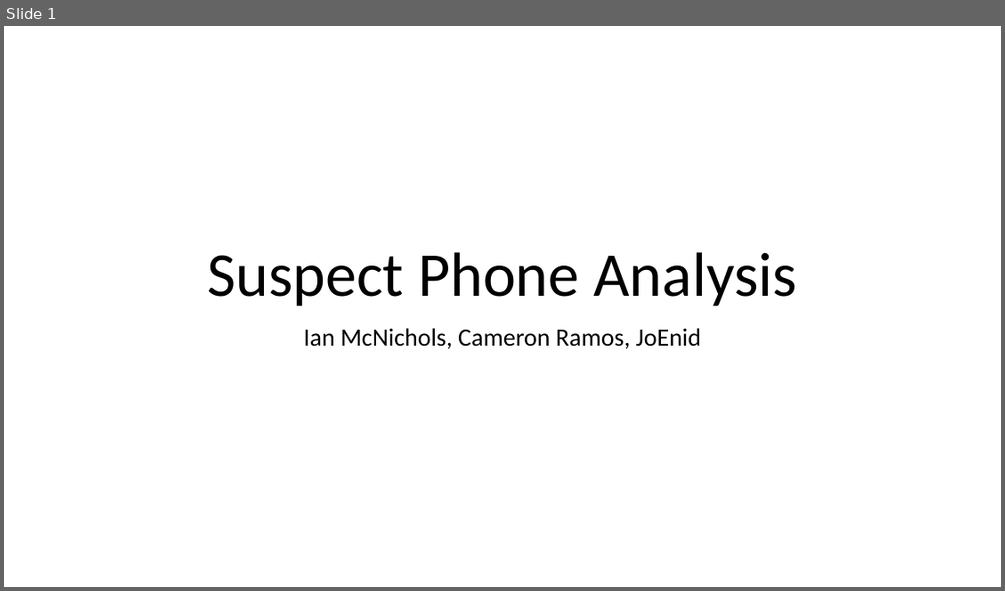
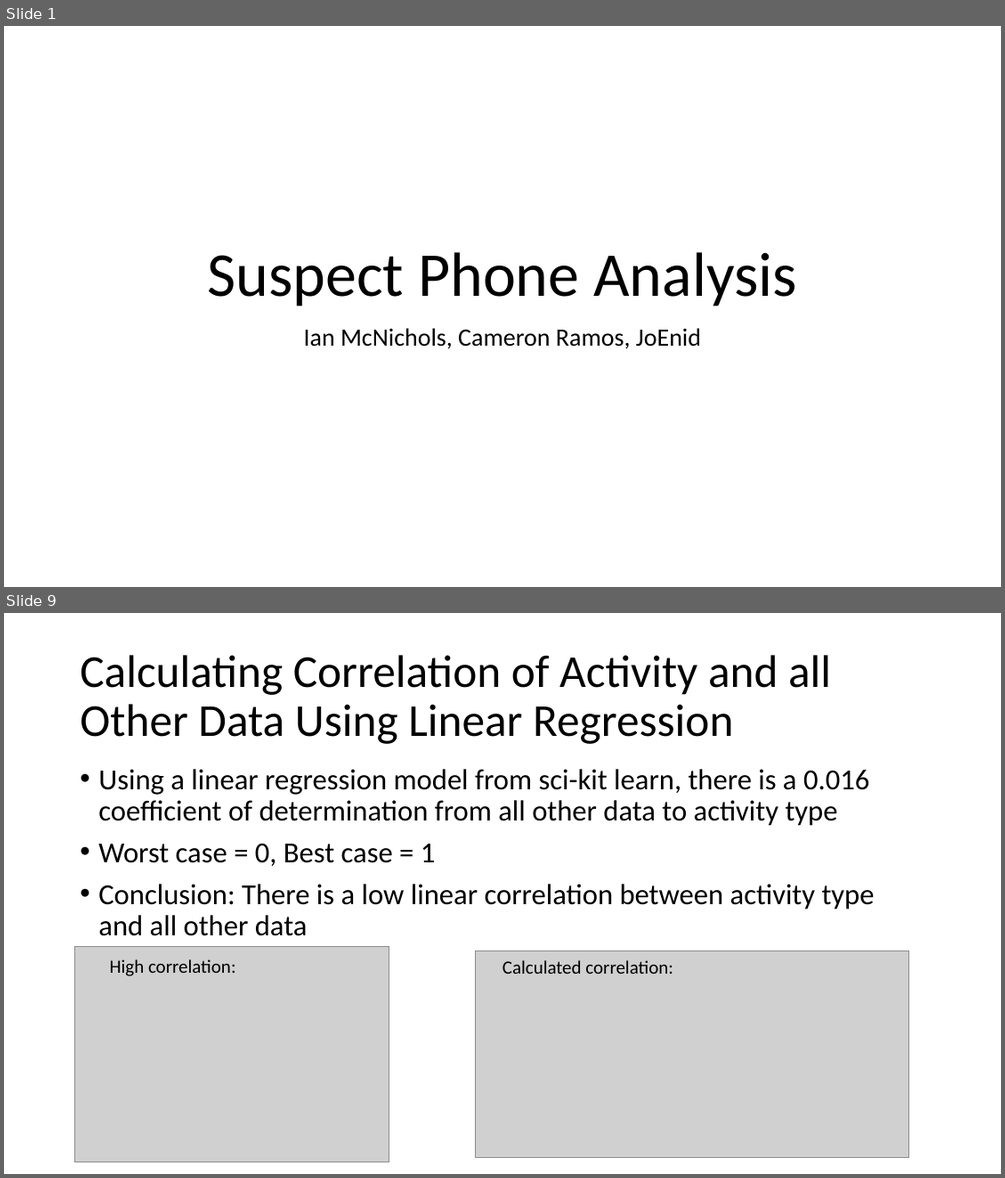
Before and after one commit to ian-mcnichols/CS_480, a slide deck: 480_HW1.pptx. Shown one above the other, each under a label of ours: slide 1 before the commit, slides 1 and 9 after it; the slides between them are not shown. The pictures are 1005x591 and 1005x1178 pixels, drawn with LibreOffice and Linux fonts; fonts in the diff are those of the drawing; grey boxes stand for pictures. Boxes give left, top, right and bottom in pixels: in the first picture for what was removed or moved away, otherwise in the second. Text is boxed around its words. In the diff, an @@ line names an element or a change of style, - is before the commit and + after.

```diff
--- a/480_HW1.pptx
+++ b/480_HW1.pptx
@@ slide 9 added at (4,613,1001,1174), background #FFFFFF @@
@@ title added at (80,655,831,744), 44 pt, text #000000 @@
+Calculating Correlation of Activity and all Other Data Using Linear Regression
@@ text added at (98,769,874,936), 28 pt, text #000000 @@
+• Using a linear regression model from sci-kit learn, there is a 0.016 coefficient of determination from all other data to activity type
+• Worst case = 0, Best case = 1
+• Conclusion: There is a low linear correlation between activity type and all other data
@@ picture added at (74,947,388,1163) @@
@@ text added at (110,959,236,976), 18 pt, text #000000 @@
+High correlation:
@@ picture added at (476,950,909,1158) @@
@@ text added at (502,960,673,973), 18 pt, text #000000 @@
+Calculated correlation:
```
Also in this commit, not shown: 5 slides changed, 3 other slides added, 3 other files.
